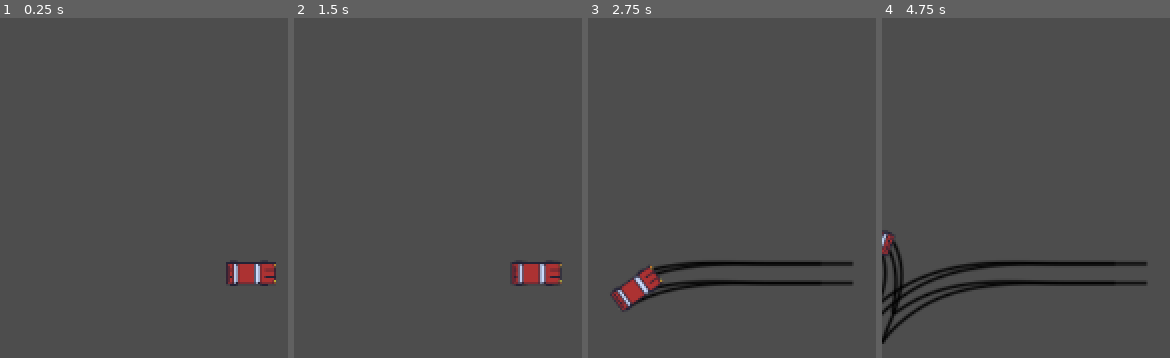
Above: before the commit, frames 1-4 (left to right).
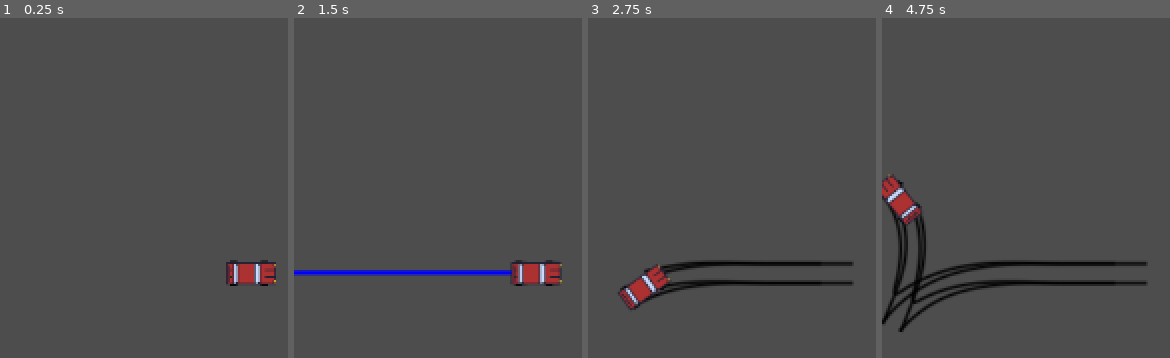
Above: after the commit, the same moments.

Repository: bigmanchadley/2d-car-game
Game: Godot game, scene res://scenes/car.tscn
Two runs of this game, one before a commit and one after it. Both use one fixed random seed, a clock stepped at 60 frames per second and the inputs below.
Inputs:
- Up to frame 1 (0.25 s): no input
- Up to frame 2 (1.5 s): tap Enter at 0.5 s; hold D (P1_Right) 0.53-1.28 s; tap Down (P2_Backward) at 0.6 s; tap Space at 1.25 s; hold S (P1_Backward) from 1.28 s (still down); tap Up (P2_Forward) at 1.35 s
- Up to frame 3 (2.75 s): release S (P1_Backward) at 2.03 s; hold D (P1_Right) from 2.03 s (still down); tap Left (P2_Left) at 2.1 s
- Up to frame 4 (4.75 s): release D (P1_Right) at 2.78 s; hold W (P1_Forward) 2.78-3.53 s; tap Right (P2_Right) at 2.85 s; hold A (P1_Left) from 3.53 s (still down); tap Down (P2_Backward) at 3.6 s; tap Up (P2_Forward) at 4.35 s

The runs differ from the first frame. In frame 1, less than 0.1% of the frame differs, in the area x 79-94%, y 71-79%; in frame 2, 1.4%; in frame 3, 1.3%; in frame 4, 4.0%, in the area x 0-26%, y 45-96%.

Commit message:
Added tire animation, rotation and traction stuff

Diff:
--- a/scenes/car.tscn
+++ b/scenes/car.tscn
@@ -28,6 +28,7 @@
 texture_filter = 2
 texture_repeat = 1
 texture = ExtResource("2_5qraj")
+hframes = 3
 
 [node name="tire_fl" type="Node2D" parent="Car"]
 position = Vector2(-7.00004, -9.99998)
--- a/scripts/car_script.gd
+++ b/scripts/car_script.gd
@@ -21,21 +21,24 @@
 var accel_dir
 var gear
 var torque
-var air_friction
 var prev_velocity
-var force_addition
+var force_addition = Vector2.ZERO
 var dynamic_etr
 var dynamic_etr_left
 var dynamic_etr_right
 var new_etr
 var maintained_vel = Vector2(0,0)
 var transferred_vel
-var medial_vel
+var medial_vel = Vector2(0,0)
 var lateral_vel
 var lateral_friction
 var is_drifting = false
 var is_accelerating = false
-
+var is_braking
+var brake_friction
+
+
+var traction = 1.0
 var rot_dir
 var rot_momentum = 0.0
 const MAX_ROT_TORQUE = 10500 # POWER * Max turning radius degree: 300 * 35
@@ -44,9 +47,7 @@
 ###################################### START MAIN ############################################
 func _physics_process(delta):
 	prev_velocity = velocity
-	air_friction = 1-(prev_velocity.length() / MAX_SPEED)
-	if air_friction < 0:
-		air_friction = 0
+	medial_vel
 
 	gearbox()
 	torque_calculation()
@@ -54,13 +55,13 @@
 	acceleration(delta)
 	steering(delta)
 
-	#queue_redraw()
+	queue_redraw()
 
 	move_and_slide()
 
 ####################################### END MAIN ###############################################
 ####################################### DEBUGGER ###############################################
-#func _draw():
+func _draw():
 
 # 	draw_line(Vector2.ZERO, global_transform.basis_xform_inv(steer_dir) * 50, Color(0, 1, 0), 3)
 	# #draw_line(Vector2.ZERO, turn_left * 50, Color(1, 0, 0), 2)
@@ -71,14 +72,14 @@
 	# #draw_line(Vector2.ZERO, new_etr * 50, Color(0,0,1), 4)
 	#draw_line(Vector2.ZERO, global_transform.basis_xform_inv(velocity) * 2, Color(1,1,1), 5) # white
 	# #draw_line(Vector2.ZERO, global_transform.basis_xform_inv(accel_dir) * 50, Color(1,0,1), 4) # pink
-	# draw_line(Vector2.ZERO, global_transform.basis_xform_inv(force_addition) * 2, Color(0,0,1), 3) #blue
+	draw_line(Vector2.ZERO, global_transform.basis_xform_inv(force_addition) * 50, Color(0,0,1), 3) #blue
 	# #draw_line(Vector2.ZERO, global_transform.basis_xform_inv(maintained_vel) * 2, Color(1,1,0), 4) #yellow
 	# #draw_line(Vector2.ZERO, global_transform.basis_xform_inv(transferred_vel) * 2, Color(0,1,1), 3) #teal
 	# #draw_line(Vector2.ZERO, global_transform.basis_xform_inv(perp_vector) * 52, Color(0,0,1), 3) #blue
 	#draw_line(Vector2.ZERO, global_transform.basis_xform_inv(medial_vel) * 2, Color(0.5,0.5,1), 3) #light blue
 	#draw_line(Vector2.ZERO, global_transform.basis_xform_inv(lateral_vel) * 2, Color(1,0.5,0.5), 3) #pink
 	#draw_line(Vector2.ZERO + Vector2.UP * 20, global_transform.basis_xform_inv(sign(rot_dir) * Vector2.RIGHT.rotated(rotation)) * 52, Color(0,0,1), 3) #blue
-
+	#pass
 
 	# NOTES
 	# The draw_line apparently does a rotation pass or something. So I have to pass an unrotated value or there will be a mismatch (double rotation)
@@ -87,7 +88,7 @@
 ################################## Function Declarations ########################################
 #################################################################################################
 func gearbox():
-	gear = ceil((velocity.length() / MAX_SPEED) * 6) # 6 is number of gears
+	gear = ceil((medial_vel.length() / MAX_SPEED) * 6) # 6 is number of gears
 	if gear > 6:
 		gear = 6
 	if gear < 1:
@@ -102,12 +103,20 @@
 	# Gather Inputs: Forward/Backward
 	var fwd_dir = Vector2.UP.rotated(rotation)
 
-	var fwd_input = Vector2(0,0)
-	var bwd_input = Vector2(0,0)
+	var fwd_input
+	var bwd_input
+	var brake_check
 	if Input.is_action_pressed(input_up):
 		fwd_input = Vector2(0, -1)
+	else:
+		fwd_input = Vector2(0,0)
+
 	if Input.is_action_pressed(input_down):
 		bwd_input = Vector2(0, 1)
+		brake_check = true
+	else:
+		bwd_input = Vector2(0,0)
+		brake_check = false
 	# Store Acceleration direction
 	accel_dir = (fwd_input + bwd_input).rotated(rotation).normalized()
 
@@ -118,38 +127,61 @@
 	if Input.is_action_pressed(input_left):
 		l = min(l + delta, 1.0) # this clamps 0 and 1
 		turn_left = Vector2(-0.573576 * l, -0.819152).rotated(rotation) # up to 35 degree angle (aproximately)
-		#rotation -= 1 * delta
+		$Sprite2D.frame = 1
 	else:
 		l = 0
+
 	if Input.is_action_pressed(input_right):
 		r = min(r + delta, 1.0) # this clamps 0 and 1
 		turn_right = Vector2(0.573576 * r, -0.819152).rotated(rotation) # 35 degrees
-		#rotation += 1 * delta
+		$Sprite2D.frame = 2
 	else:
 		r = 0
-
-	# if turn_left == Vector2.ZERO and turn_right == Vector2.ZERO:
-	# 	steer_dir = fwd_dir
-	# else:
-	# 	var reverse_blend = clamp(fwd_dir.dot(velocity.normalized()), -1.0, 1.0) # -1 = full reverse, 1 = full forward
-	# 	var forward_steer = (turn_left + turn_right).normalized()
-	# 	var backward_steer = -forward_steer
-	# 	steer_dir = forward_steer.lerp(backward_steer, clamp(-reverse_blend, 0.0, 1.0))
-	# Store steering inputs in a normalized vector
 	var reverse_correct = sign(fwd_dir.dot(velocity))
 
 	steer_dir = (turn_left + turn_right).normalized() * reverse_correct
 	if steer_dir == Vector2(0,0):
 		steer_dir = fwd_dir
 
+	# Car Sprite Switcher #######################################################
+	if steer_dir == fwd_dir:
+		$Sprite2D.frame = 0
+	#############################################################################
+	# Braking #############################################################
+
+	if brake_check:
+		var alignment = velocity.normalized().dot(fwd_dir) # 0 to 1
+		#print_debug("brake_alignment:	", alignment)
+		if alignment > 0:
+			is_braking = true
+
+		else:
+			is_braking = false
+	else:
+		is_braking = false
+
+	if is_braking:
+		brake_friction = 0.99
+	else:
+		brake_friction = 1.0
+
+	#print_debug("is_braking:	", is_braking)
+	#############################################################################
+
 #################################################################################################
 func acceleration(delta):
 
-	force_addition = (accel_dir * torque * delta)
+	# Force_addition = accel_dir * torque * traction
+		# gear will be changed to be based off of medial velocity and so change torque
+
+	force_addition = (accel_dir * torque * traction * delta) * brake_friction
 	if force_addition != Vector2(0,0):
 		is_accelerating = true
 	else:
 		is_accelerating = false
+	if is_braking:
+		is_accelerating = false
+		force_addition *= 0.2
 
 
 
@@ -196,7 +228,7 @@
 	# How does car start to slide?
 	# when the lateral_vel.length() is > the traction_vector (Doesnt need to be a )
 		# consider subtracting the traction size from the lateral vel constantly so there isn't a surge when traction is broken, it bleeds in
-	var accel_factor = 0.997 # if not accelerating the friction value is reduced to 90%
+	var accel_factor = 0.997 # if not accelerating the friction value is reduced (friction increases)
 	if is_accelerating:
 		accel_factor = 1.0 # if accelerating the friction value stays at 100%
 
@@ -208,10 +240,21 @@
 
 	lateral_vel *= lateral_friction
 
-
-
-	var medial_friction = 0.9999 # WIP
+	#############################################################################
+	# Medial Friction ###########################################################
+		# This could probably be simplified
+	var drag_coefficient = 0.02
+	var rolling_friction = 0.9999 # WIP
+	var drag_ratio = clamp(velocity.length_squared() / (MAX_SPEED * MAX_SPEED), 0.0, 0.1)
+	var air_friction = 1.0 - drag_ratio * drag_coefficient
+	var medial_friction = rolling_friction * air_friction * brake_friction
+	#############################################################################
+	# Velocity ##################################################################
+		# clamp the velocity probably
+	#print_debug("air_friction:		", air_friction)
+	#print_debug("medial_friction:	", medial_friction)
 	velocity = (lateral_vel) + (medial_vel * medial_friction) + force_addition
+	#print_debug("velocity length:	", velocity.length())
 	#############################################################################
 	# ROTATION TO DO LIST #######################################################
 
@@ -226,6 +269,9 @@
 	# Angular Friction ##########################################################
 	var speed_ratio = clamp(velocity.length() / 200, 0.0, 1.0)
 	var alignment = abs(velocity.normalized().dot(fwd_dir)) # 0 to 1
+	if velocity == Vector2(0,0):
+		alignment = 1
+	#print_debug("alignment:	", alignment)
 
 
 	# Less friction at higher speeds
@@ -235,23 +281,29 @@
 	#############################################################################
 	# Alignment Force ###########################################################
 	var misalignment = vel_dir.cross(fwd_dir)
-	print_debug("misalignment:	", misalignment)
-	var traction = clamp(alignment, 0.0, 1.0)
-	print_debug("traction:	", traction)
+	traction = lerp(0.5, 1.0, alignment)
 	var aligning_force = traction * -misalignment
-	print_debug("aligning_force: ", aligning_force)
+
+	#print_debug("aligning_force: ", aligning_force)
+	#print_debug("traction:	", traction)
+	#print_debug("misalignment:	", misalignment)
 	#############################################################################
 	# Rotation Momentum #########################################################
 	rot_dir = -sign(steer_degree)
-
+	var rot_speed = 4
+	# rot_traction: When aligned traction = 1 down to 0.5 at 90 degree slide
+					# however, when velocity = 0, rot_traction needs to = 0
+	var rot_traction = traction * clamp(vel_mag/100, 0.0, 1.0)
+	#print_debug("rot_traction:	", rot_traction)
 	# Replace the 4 with a rot_speed or rot torque. Consider variability vs constant
 	# May want rot_speed to be a value that increases with velocity? Or torque or sudden change in velocity?
-	rot_momentum += (aligning_force + 4 * rot_dir) * delta
+	rot_momentum += (aligning_force + rot_speed * rot_traction * rot_dir) * delta
 	rot_momentum *= pow(angular_friction, delta)
-	rot_momentum = clamp(rot_momentum, -3, 3)
+	rot_momentum = clamp(rot_momentum, -4, 4)
 	# print_debug("alignment: 	", alignment)
 	# print_debug("weight:	", speed_ratio * (1.0 - alignment))
 	# print_debug("angular_friction:	", angular_friction)
+	print_debug("rot_momentum:	", rot_momentum)
 	#############################################################################
 	rotation += rot_momentum * delta
 
Binary file changed: art/car_assets/blackcar.png
Binary file changed: art/car_assets/redcar.png
Not shown, changed: art/car_assets/redcar.png.import
Not shown: 1 places in scenes/car.tscn that only renumber resources
